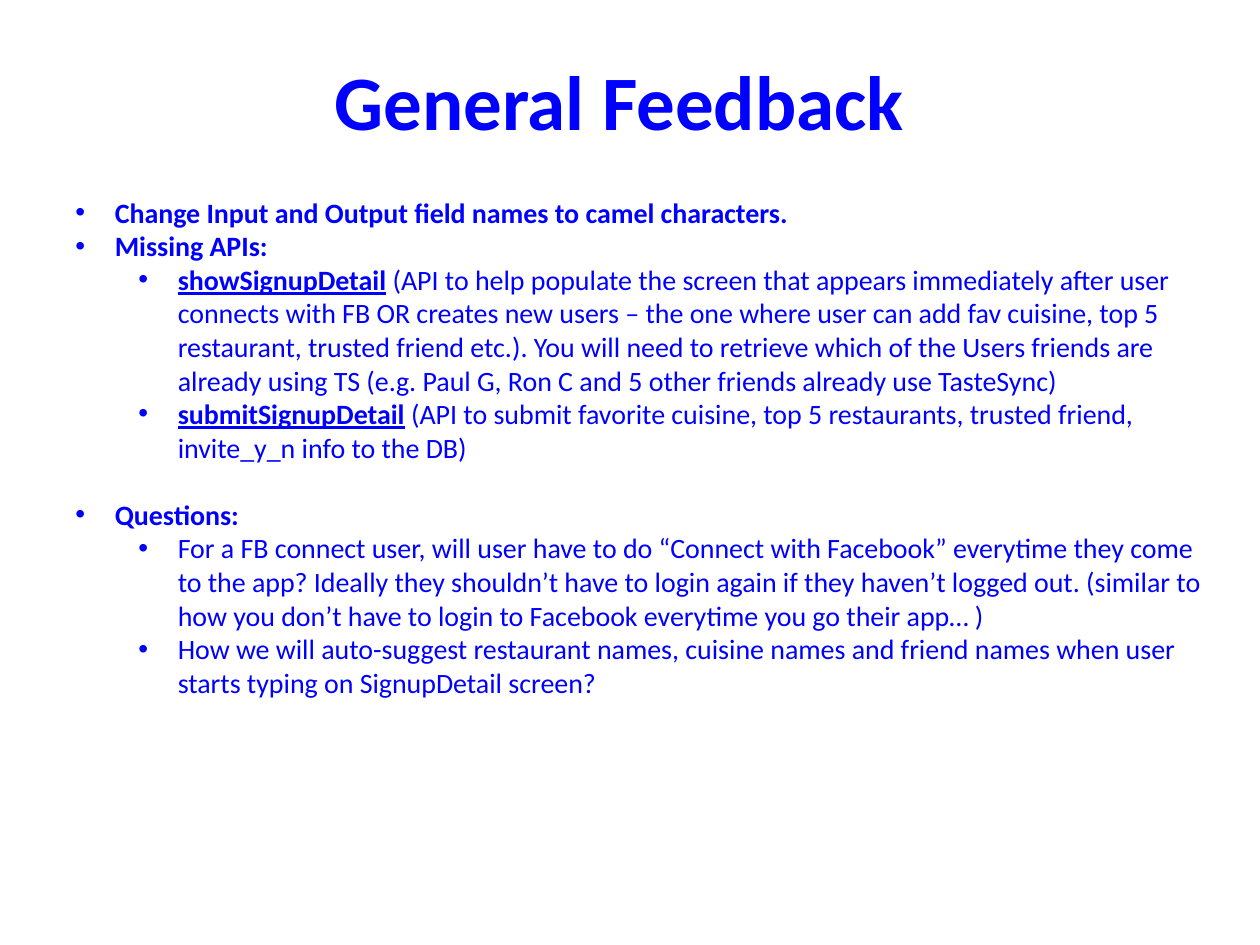
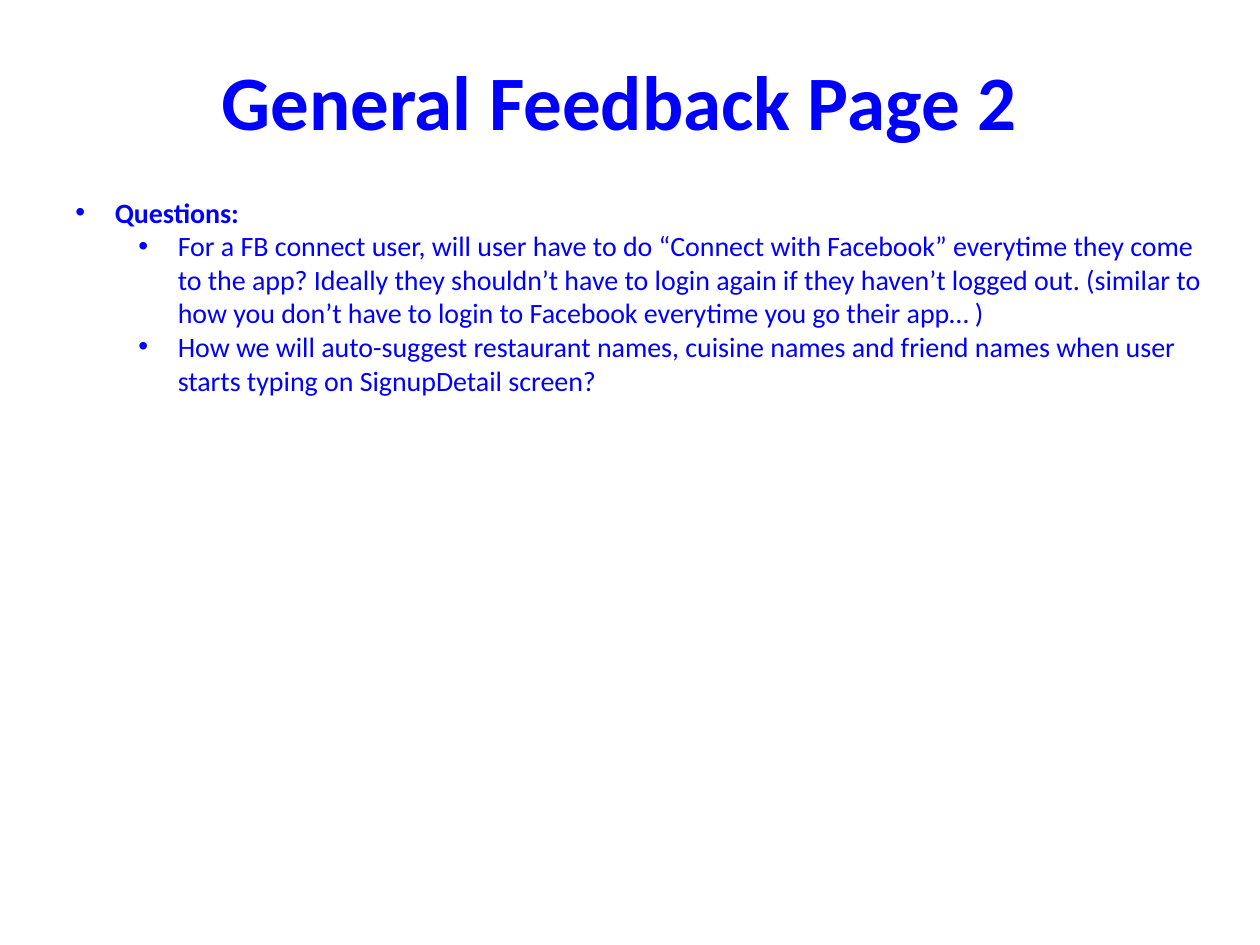
Before and after one commit to catalonia/mob, a slide deck: slide 3 of ws/WS Design Docs/API_Listing.pptx (slide 2 before the commit). Drawn at 1260x945 pixels with LibreOffice and Linux fonts; fonts in the diff are those of the drawing. Boxes give left, top, right and bottom in pixels: in the first picture for what was removed or moved away, otherwise in the second. Text is boxed around its words. In the diff, an @@ line names an element or a change of style, - is before the commit and + after.

Commit message:
Deepinder - complete feedback for Loc's API Listing doc 30June

```diff
--- a/ws/WS Design Docs/API_Listing.pptx
+++ b/ws/WS Design Docs/API_Listing.pptx
@@ title at [221,76,1016,143]: text changed @@
-General Feedback
+General Feedback Page 2
@@ text at [115,203,1169,463]: paragraphs removed @@
-• Change Input and Output field names to camel characters.
-• Missing APIs:
-  • showSignupDetail (API to help populate the screen that appears immediately after user connects with FB OR creates new users – the one where user can add fav cuisine, top 5 restaurant, trusted friend etc.). You will need to retrieve which of the Users friends are already using TS (e.g. Paul G, Ron C and 5 other friends already use TasteSync)
-  • submitSignupDetail (API to submit favorite cuisine, top 5 restaurants, trusted friend, invite_y_n info to the DB)
```
Also in this commit, not shown: 17 other slides changed, 1 slide added.
